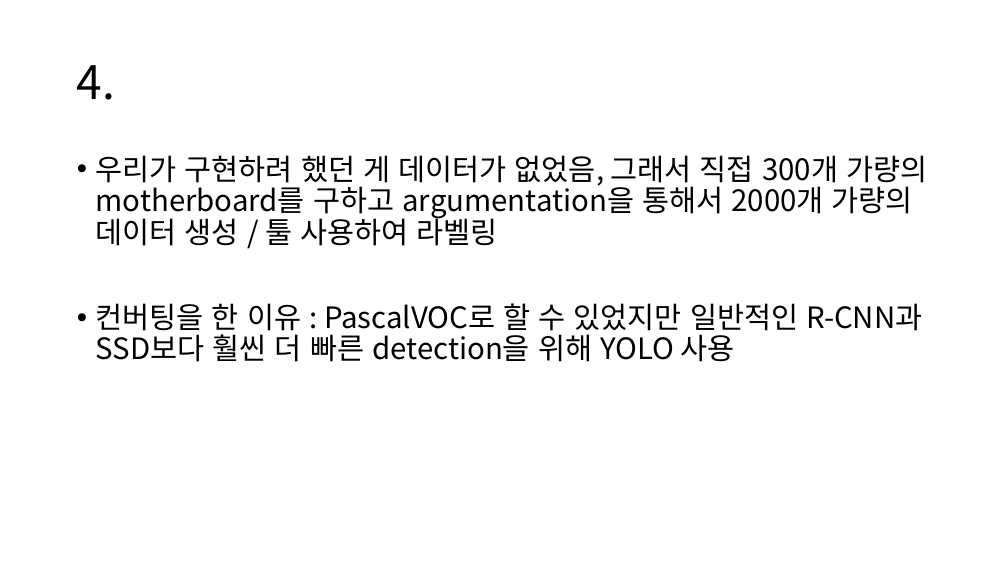
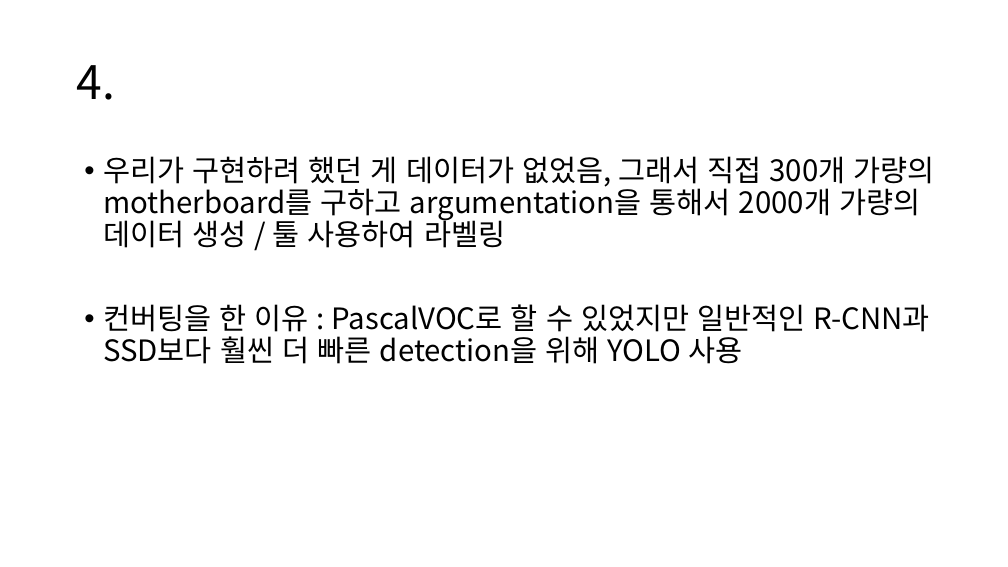
Before and after one commit to Team-Tetrapod/project, a slide deck: slide 13 of 2. 발표자료/PC조립 헬퍼 최종본.pptx (slide 6 before the commit). Drawn at 1008x567 pixels with LibreOffice and Linux fonts; fonts in the diff are those of the drawing. Boxes give left, top, right and bottom in pixels: in the first picture for what was removed or moved away, otherwise in the second. Text is boxed around its words. In the diff, an @@ line names an element or a change of style, - is before the commit and + after.

```diff
--- a/2. 발표자료/PC조립 헬퍼 최종본.pptx
+++ b/2. 발표자료/PC조립 헬퍼 최종본.pptx
@@ text "우리가 구현하려 했던 게 데이터가 ..." moved from (x1=96, y1=155, x2=927, y2=362) to (x1=103, y1=156, x2=935, y2=364) @@
```
Also in this commit, not shown: 1 other slide changed, 7 slides added, 17 other files.
